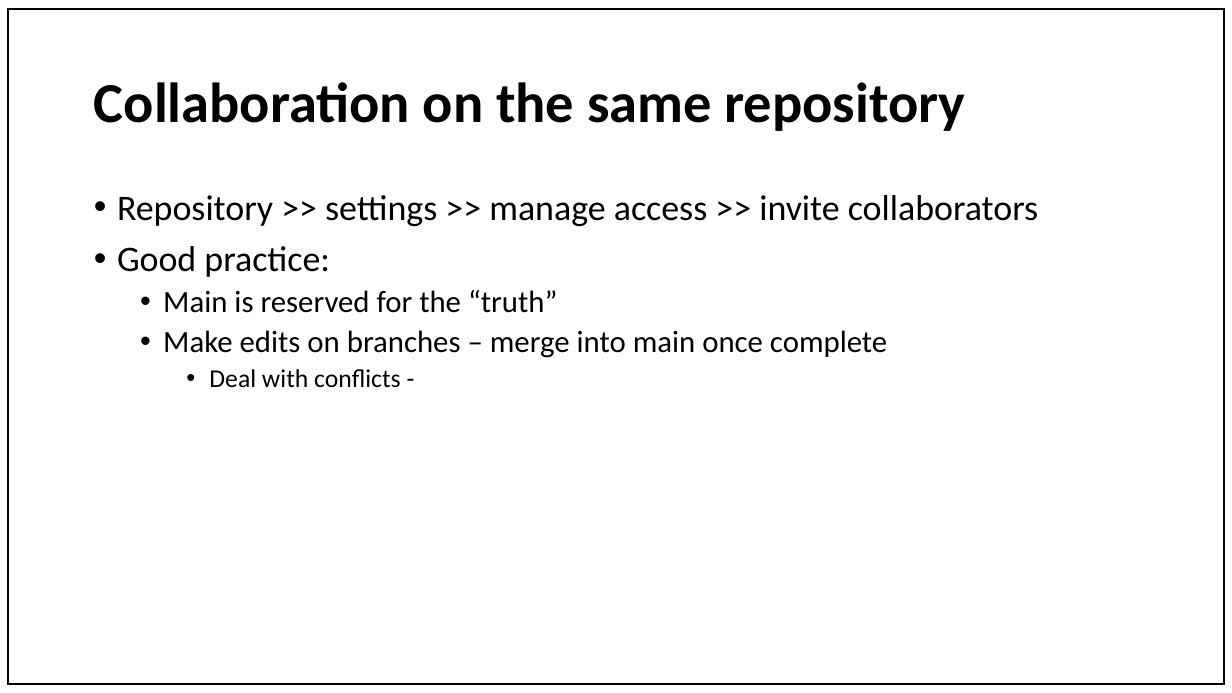
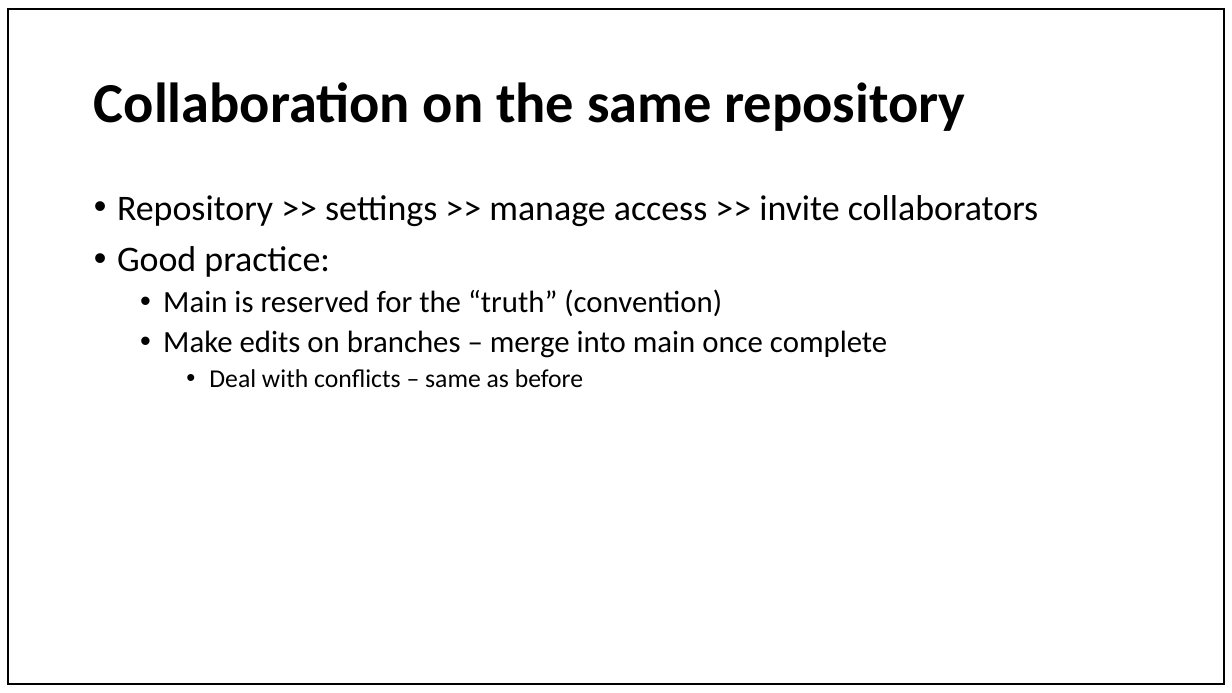
Before and after one commit to Hannarea/SIAM-Knights-Python-Workshops-2021-, a slide deck: slide 19 of Week 5/GitHub Presentation.pptx (slide 20 before the commit). Drawn at 1232x693 pixels with LibreOffice and Linux fonts; fonts in the diff are those of the drawing. Boxes give left, top, right and bottom in pixels: in the first picture for what was removed or moved away, otherwise in the second. Text is boxed around its words. In the diff, an @@ line names an element or a change of style, - is before the commit and + after.

```diff
--- a/Week 5/GitHub Presentation.pptx
+++ b/Week 5/GitHub Presentation.pptx
@@ text at [163,289,722,316]: text changed @@
-  • Main is reserved for the “truth”
+  • Main is reserved for the “truth” (convention)
@@ text at [209,369,583,388]: text changed @@
-    • Deal with conflicts -
+    • Deal with conflicts – same as before
```
Also in this commit, not shown: 4 other slides changed, 1 slide added, 1 slide removed, 1 other file.
